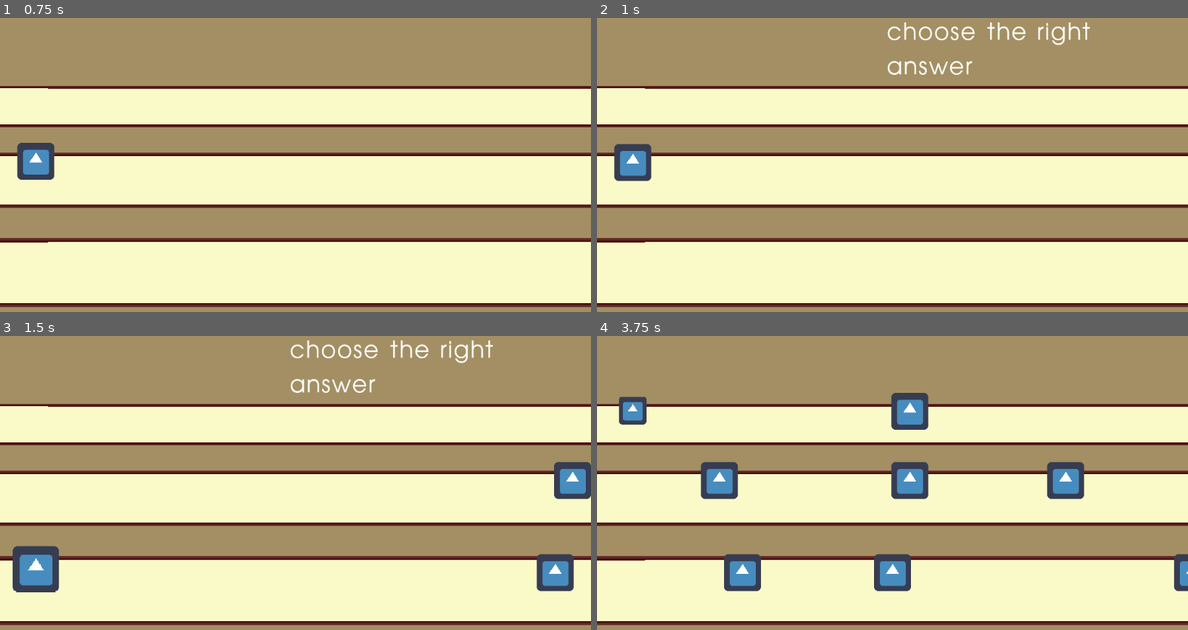
Above: before the commit, frames 1-4 (two rows, left to right).
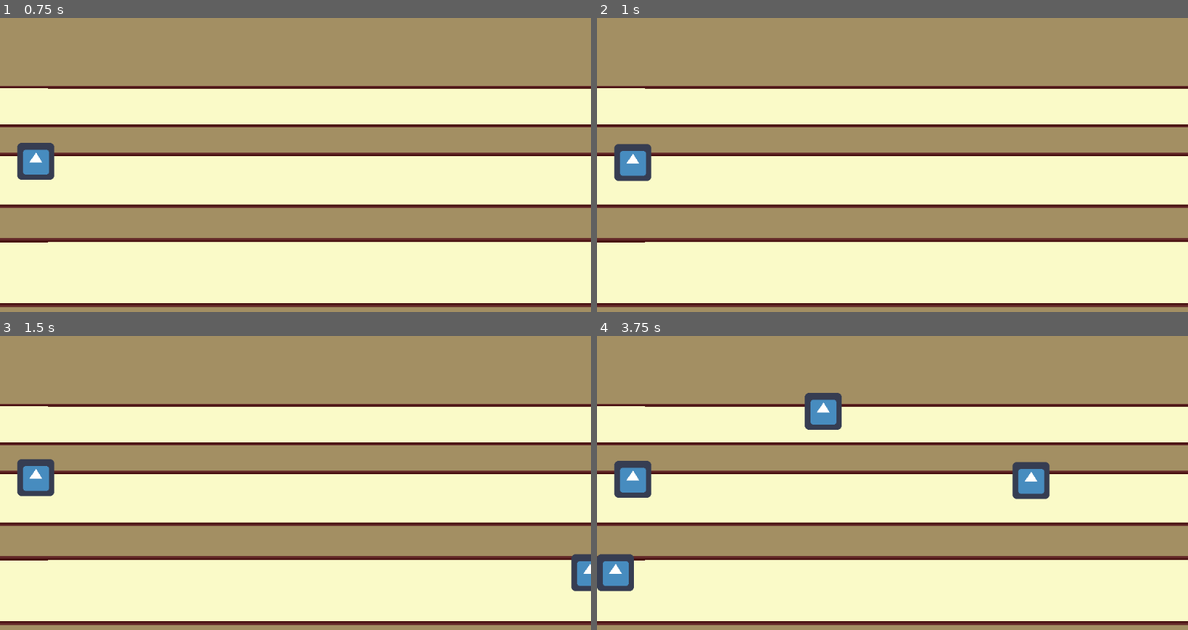
Above: after the commit, the same moments.

Repository: ayylol/ProjectTransitions
Game: Godot game, scene res://quiz_game/runner.tscn
Two runs of this game, one before a commit and one after it. Both use one fixed random seed, a clock stepped at 60 frames per second and the inputs below. This scene is started directly instead of the project's main scene. The engine's default icon, where the game draws it, is replaced by a stand-in: a white triangle on a blue panel in a dark square.
Inputs:
- Up to frame 1 (0.75 s): tap Enter (ui_accept) at 0.5 s; hold Right (ui_right) from 0.53 s (still down); hold 1 (test1, bound only before the commit) from 0.53 s (still down)
- Up to frame 2 (1 s): keep holding Right (ui_right); keep holding 1 (test1, bound only before the commit); tap Enter (ui_accept) at 0.77, 0.8 s
- Up to frame 3 (1.5 s): tap Enter (ui_accept) at 1.07, 1.35 s; release Right (ui_right) at 1.28 s; release 1 (test1, bound only before the commit) at 1.28 s; hold Down (ui_down) from 1.28 s (still down)
- Up to frame 4 (3.75 s): tap Enter (ui_accept) at 1.52, 1.82, 2.3, 3.02, 3.32 s; tap 1 (test1, bound only before the commit) at 1.55, 2.85 s; release Down (ui_down) at 2.03 s; hold Right (ui_right) 2.03-2.78 s; hold 1 (test1, bound only before the commit) 2.03-2.78 s; hold Up (ui_up) 2.78-3.53 s; hold Down (ui_down) from 3.53 s (still down); hold Enter (ui_accept) from 3.53 s (still down)

Frame 1 is identical in both runs. In frame 2, 0.9% of the frame differs, in the area x 49-84%, y 1-20%; in frame 3, 4.9%; in frame 4, 8.6%, in the area x 0-100%, y 19-87%.

Commit message:
questions are now on a timer

Diff:
--- a/project.godot
+++ b/project.godot
@@ -42,19 +42,24 @@
 
 [input]
 
-test1={
+up={
 "deadzone": 0.5,
-"events": [ Object(InputEventKey,"resource_local_to_scene":false,"resource_name":"","device":0,"alt":false,"shift":false,"control":false,"meta":false,"command":false,"pressed":false,"scancode":0,"physical_scancode":49,"unicode":0,"echo":false,"script":null)
+"events": [ Object(InputEventKey,"resource_local_to_scene":false,"resource_name":"","device":0,"alt":false,"shift":false,"control":false,"meta":false,"command":false,"pressed":false,"scancode":0,"physical_scancode":87,"unicode":0,"echo":false,"script":null)
  ]
 }
-test2={
+down={
 "deadzone": 0.5,
-"events": [ Object(InputEventKey,"resource_local_to_scene":false,"resource_name":"","device":0,"alt":false,"shift":false,"control":false,"meta":false,"command":false,"pressed":false,"scancode":0,"physical_scancode":50,"unicode":0,"echo":false,"script":null)
+"events": [ Object(InputEventKey,"resource_local_to_scene":false,"resource_name":"","device":0,"alt":false,"shift":false,"control":false,"meta":false,"command":false,"pressed":false,"scancode":0,"physical_scancode":83,"unicode":0,"echo":false,"script":null)
  ]
 }
-test3={
+right={
 "deadzone": 0.5,
-"events": [ Object(InputEventKey,"resource_local_to_scene":false,"resource_name":"","device":0,"alt":false,"shift":false,"control":false,"meta":false,"command":false,"pressed":false,"scancode":0,"physical_scancode":51,"unicode":0,"echo":false,"script":null)
+"events": [ Object(InputEventKey,"resource_local_to_scene":false,"resource_name":"","device":0,"alt":false,"shift":false,"control":false,"meta":false,"command":false,"pressed":false,"scancode":0,"physical_scancode":68,"unicode":0,"echo":false,"script":null)
+ ]
+}
+left={
+"deadzone": 0.5,
+"events": [ Object(InputEventKey,"resource_local_to_scene":false,"resource_name":"","device":0,"alt":false,"shift":false,"control":false,"meta":false,"command":false,"pressed":false,"scancode":0,"physical_scancode":65,"unicode":0,"echo":false,"script":null)
  ]
 }
 
--- a/quiz_game/Lane.gd
+++ b/quiz_game/Lane.gd
@@ -15,12 +15,12 @@
 onready var text_rest_pos = $TextRestPos
 onready var text_end_pos = $TextEndPos
 
-func spawn():
+func spawn(speed : int):
 	var instance = obstacle.instance()
 	add_child(instance)
 	instance.position = spawn_point.position
+	instance.speed = speed
 	instance.calc_direction()
-
 
 func show_text(msg: String):
 	text.show()
--- a/quiz_game/Lanes.gd
+++ b/quiz_game/Lanes.gd
@@ -32,23 +32,22 @@
 		lane.hide_text()
 
 func spawn_obstacles():
-#	var choices = range(patterns.size())
-#	var i = 0
-#	print(choices)
-#	while i < choices.size():
-#		var valid_next = false
-#		for j in range(patterns[_last_pattern].size()):
-#			if (not patterns[i][j]) and (not patterns[_last_pattern][j]):
-#				i+=1
-#				valid_next = true
-#				break
-#		if valid_next: continue
-#		choices.pop_at(i)
-#	var choice = choices[randi()%choices.size()]
-#	_last_pattern = choice
-	var pattern = patterns[randi()%patterns.size()]
+	var choices = range(patterns.size())
 	var i = 0
+	while i < choices.size():
+		var valid_next = false
+		for j in range(patterns[_last_pattern].size()):
+			if (not patterns[i][j]) and (not patterns[_last_pattern][j]):
+				i+=1
+				valid_next = true
+				break
+		if valid_next: continue
+		choices.pop_at(i)
+	var choice = choices[randi()%choices.size()]
+	_last_pattern = choice
+	var pattern = patterns[choice]
+	var k = 0
 	for lane in lanes:
-		if pattern[i]:
-			lane.spawn()
-		i+=1
+		if pattern[k]:
+			lane.spawn(10)
+		k+=1
--- a/quiz_game/Obstacle.gd
+++ b/quiz_game/Obstacle.gd
@@ -1,6 +1,4 @@
 extends Area2D
-
-signal player_hit
 
 export var speed = 10.0
 
@@ -17,8 +15,6 @@
 func _physics_process(delta):
 	position = position + _dir * speed
 
-
 func _on_Obstacle_body_entered(body):
 	if body.is_in_group("Player"):
-		emit_signal("player_hit")
-		print("hit")
+		body.on_hit()
--- a/quiz_game/Obstacle.tscn
+++ b/quiz_game/Obstacle.tscn
@@ -4,7 +4,7 @@
 [ext_resource path="res://quiz_game/Obstacle.gd" type="Script" id=2]
 
 [sub_resource type="RectangleShape2D" id=1]
-extents = Vector2( 60, 60 )
+extents = Vector2( 40, 40 )
 
 [node name="Obstacle" type="Area2D" groups=["Trashable"]]
 script = ExtResource( 2 )
--- a/quiz_game/Player.gd
+++ b/quiz_game/Player.gd
@@ -1,6 +1,7 @@
 extends KinematicBody2D
 
 signal moving(direction)
+signal answer_question
 
 export var move_time = 0.1
 
@@ -10,10 +11,12 @@
 
 func _input(event):
 	if _can_move:
-		if event.is_action("ui_up"):
+		if event.is_action_pressed("up"):
 			emit_signal("moving", -1)
-		elif event.is_action("ui_down"):
+		elif event.is_action_pressed("down"):
 			emit_signal("moving", 1)
+	if event.is_action_pressed("right"):
+		emit_signal("answer_question")
 
 func move_to(new_pos : Vector2, new_scale: float):
 	assert(_can_move, "Can't move right now")
@@ -28,6 +31,8 @@
 		Tween.TRANS_SINE,Tween.EASE_IN)
 	move_tween.start()
 
+func on_hit():
+	print("hit")
 
 func _on_MoveTween_tween_all_completed():
 	assert(not _can_move, "Shouldn't be able to move right now")
--- a/quiz_game/RunnerManager.gd
+++ b/quiz_game/RunnerManager.gd
@@ -13,15 +13,7 @@
 onready var lanes = get_tree().get_nodes_in_group("Lane")
 onready var lane_parent = $Lanes
 onready var player = $Player
-
-# TO TEST SPAWNING
-func _unhandled_input(event):
-	if event.is_action_pressed("test1"):
-		lane_parent.spawn_obstacles()
-	elif event.is_action_pressed("ui_accept"):
-		show_question()
-	elif event.is_action_pressed("ui_right"): # THIS NEED TO BE MOVED
-		answer_question()
+onready var question_timer = $QuestionTimer
 
 func _ready():
 	player_lane = int(lanes.size()/2)
@@ -54,3 +46,12 @@
 func _on_ObstacleTrash_area_entered(area):
 	if area.is_in_group("Trashable"):
 		area.queue_free()
+
+
+func _on_Player_answer_question():
+	answer_question()
+	question_timer.start()
+
+
+func _on_QuestionTimer_timeout():
+	show_question()
--- a/quiz_game/runner.tscn
+++ b/quiz_game/runner.tscn
@@ -90,7 +90,7 @@
 texture = ExtResource( 4 )
 
 [node name="ObstacleTimer" type="Timer" parent="Lanes"]
-wait_time = 0.5
+wait_time = 0.6
 autostart = true
 
 [node name="Player" type="KinematicBody2D" parent="." groups=["Player"]]
@@ -116,9 +116,16 @@
 [node name="CollisionShape2D" type="CollisionShape2D" parent="ObstacleTrash"]
 shape = SubResource( 4 )
 
+[node name="QuestionTimer" type="Timer" parent="."]
+wait_time = 20.0
+one_shot = true
+autostart = true
+
 [connection signal="chose_answer" from="." to="Lanes" method="_on_Runner_chose_answer"]
 [connection signal="show_question" from="." to="Lanes" method="_on_Runner_show_question"]
 [connection signal="timeout" from="Lanes/ObstacleTimer" to="Lanes" method="spawn_obstacles"]
+[connection signal="answer_question" from="Player" to="." method="_on_Player_answer_question"]
 [connection signal="moving" from="Player" to="." method="_on_Player_moving"]
 [connection signal="tween_all_completed" from="Player/MoveTween" to="Player" method="_on_MoveTween_tween_all_completed"]
 [connection signal="area_entered" from="ObstacleTrash" to="." method="_on_ObstacleTrash_area_entered"]
+[connection signal="timeout" from="QuestionTimer" to="." method="_on_QuestionTimer_timeout"]
